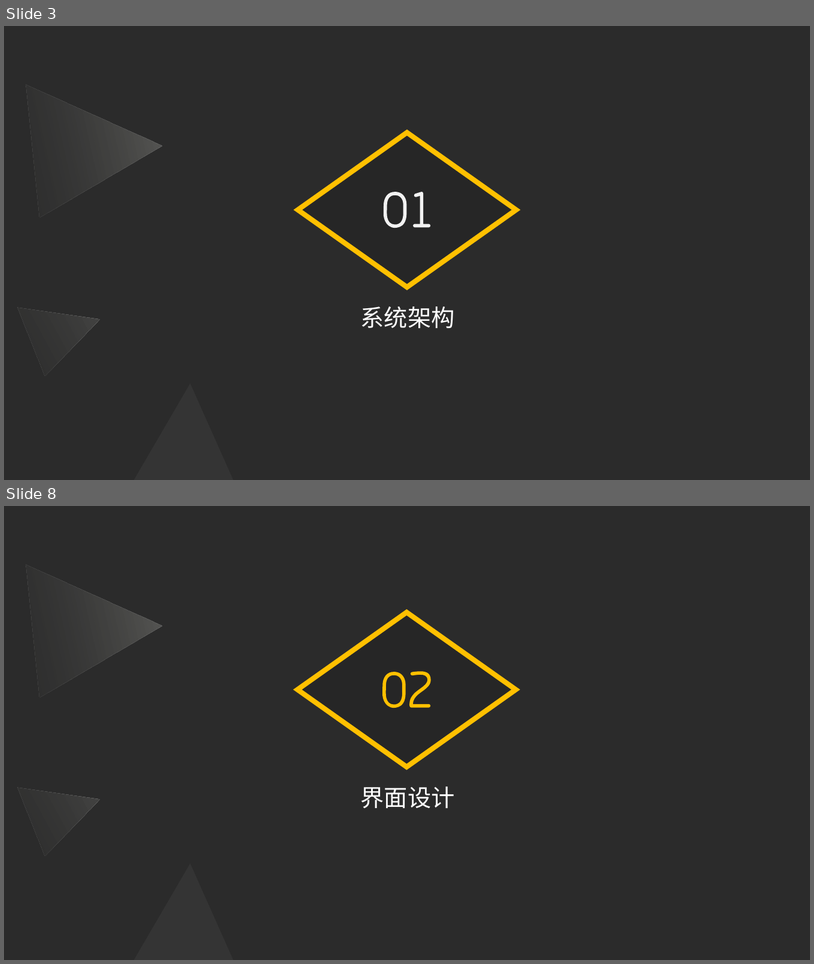
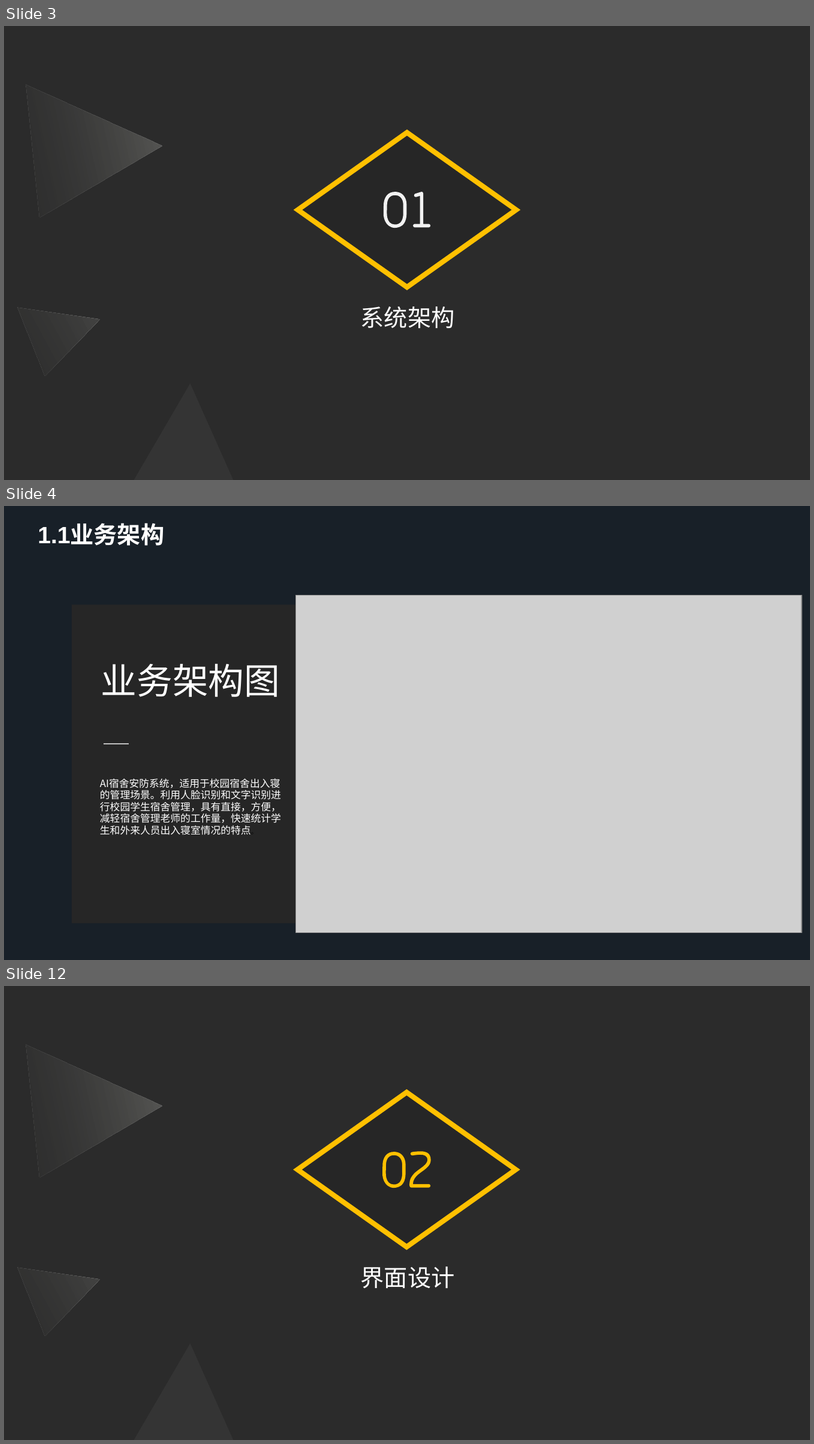
Before and after one commit to Software-Training/Development-steps, a slide deck: 项目架构与框架.pptx. Shown one above the other, each under a label of ours: slides 3 and 8 before the commit, slides 3, 4 and 12 after it; the slides between them are not shown. The pictures are 814x964 and 814x1444 pixels, drawn with LibreOffice and Linux fonts; fonts in the diff are those of the drawing; grey boxes stand for pictures; background and template pictures are left out; a plain dark background stands for a picture behind light text. Boxes give left, top, right and bottom in pixels: in the first picture for what was removed or moved away, otherwise in the second. Text is boxed around its words. In the diff, an @@ line names an element or a change of style, - is before the commit and + after.

Commit message:
lcc commit 项目架构

```diff
--- a/项目架构与框架.pptx
+++ b/项目架构与框架.pptx
@@ slide 4 added at (4, 506, 810, 960), background #FCFBF9 @@
@@ rectangle added at (4, 506, 810, 960), fill #182028 @@
@@ text added at (38, 525, 164, 546), 28 pt, text #FFFFFF, bold @@
+1.1业务架构
@@ picture added at (296, 595, 803, 933) @@
@@ group added at (72, 604, 324, 923): 2 freeform shapes, 2 texts @@
+AI宿舍安防系统，适用于校园宿舍出入寝的管理场景。利用人脸识别和文字识别进行校园学生宿舍管理，具有直接，方便，减轻宿舍管理老师的工作量，快速统计学生和外来人员出入寝室情况的特点。
+业务架构图
@@ what was slide 8 is now slide 12 @@
```
Also in this commit, not shown: 4 slides changed, 7 other slides added, 4 slides removed.
